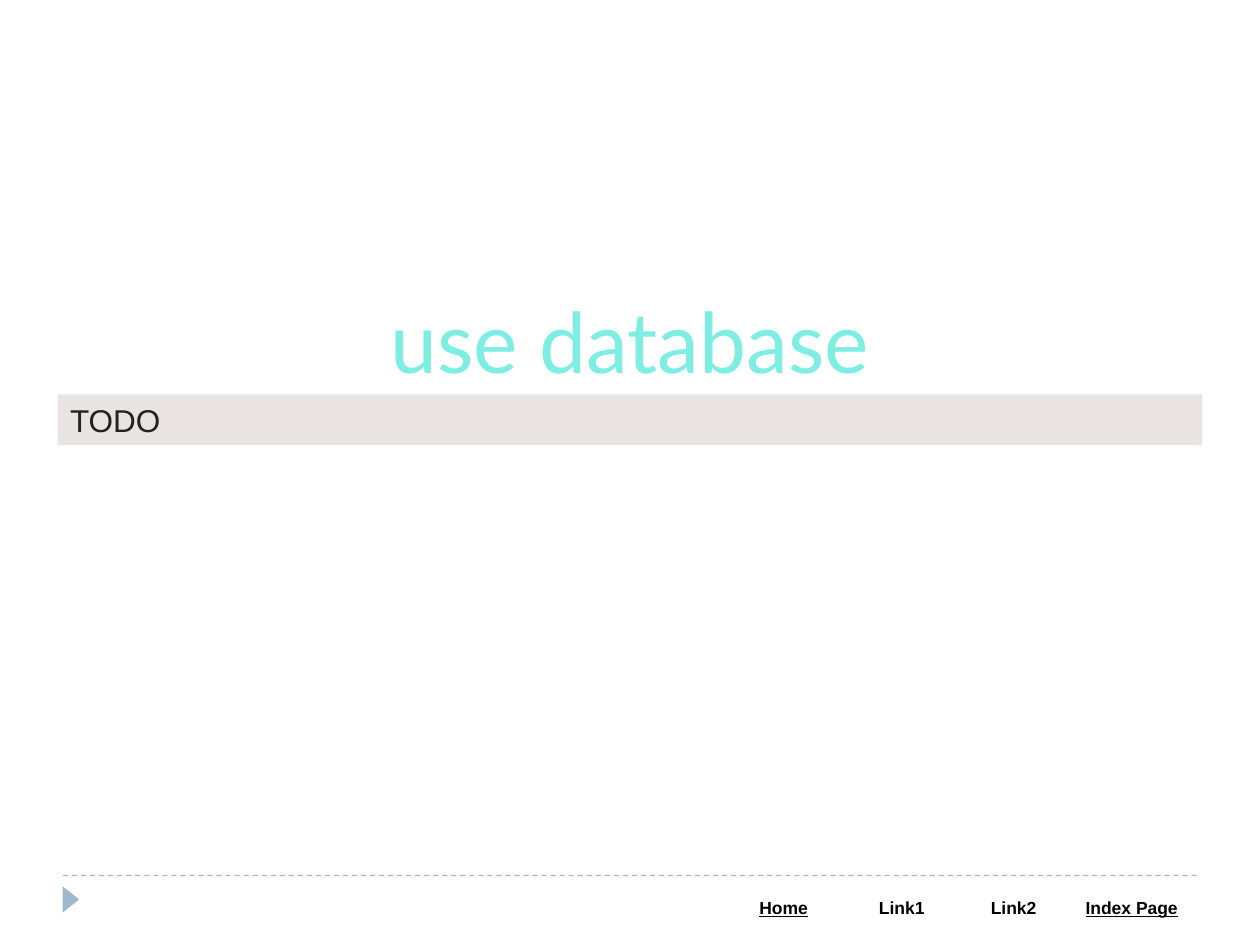
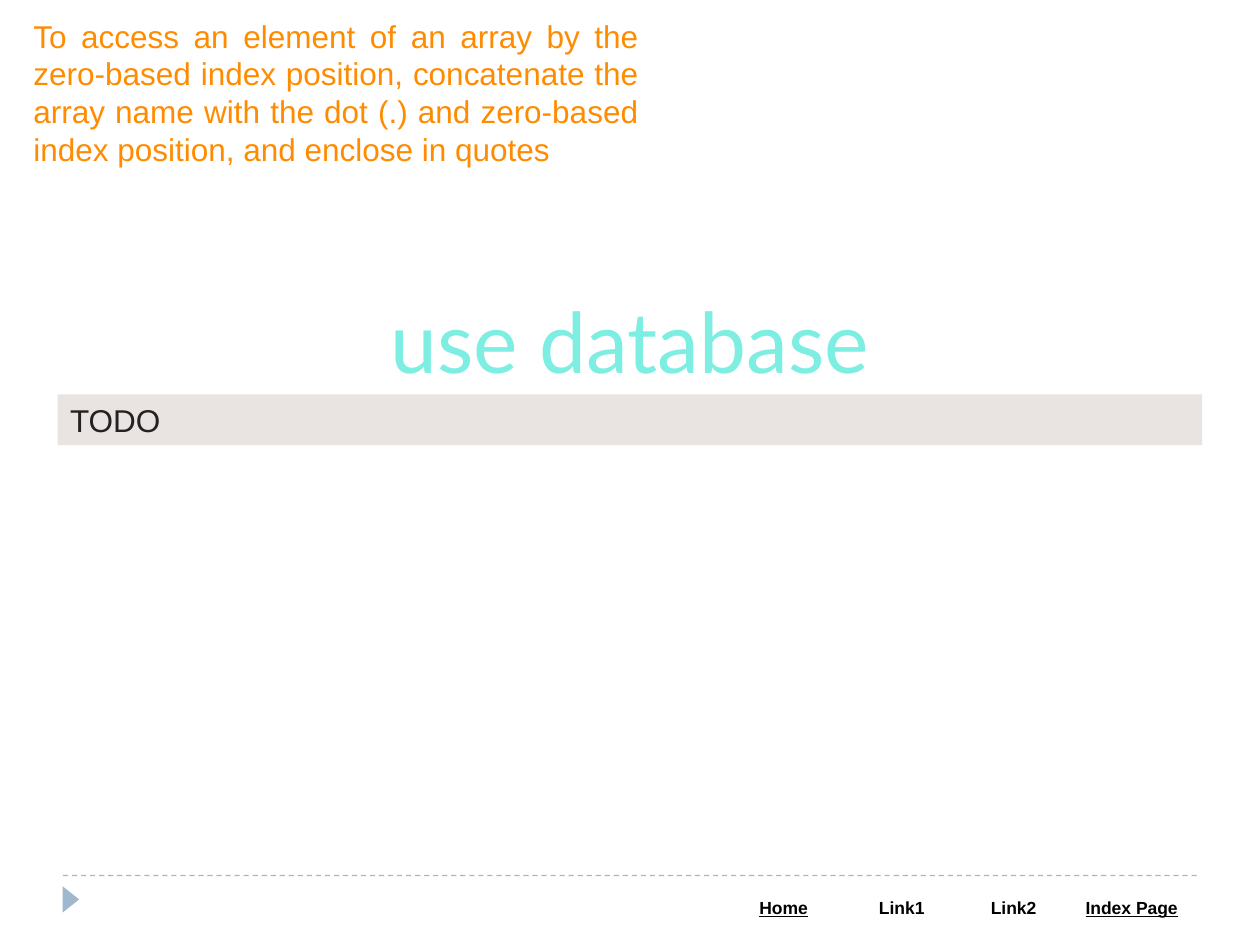
Before and after one commit to Saleel-Bagde/PPT-s, a slide deck: slide 23 of MongoDB PPT.pptx. Drawn at 1260x945 pixels with LibreOffice and Linux fonts; fonts in the diff are those of the drawing. Boxes give left, top, right and bottom in pixels: in the first picture for what was removed or moved away, otherwise in the second. Text is boxed around its words. In the diff, an @@ line names an element or a change of style, - is before the commit and + after.

```diff
--- a/MongoDB PPT.pptx
+++ b/MongoDB PPT.pptx
@@ text added at (33, 25, 639, 167), 18 pt, text #FF8C00 @@
+To access an element of an array by the zero-based index position, concatenate the array name with the dot (.) and zero-based index position, and enclose in quotes
```
Also in this commit, not shown: 3 other slides changed.
